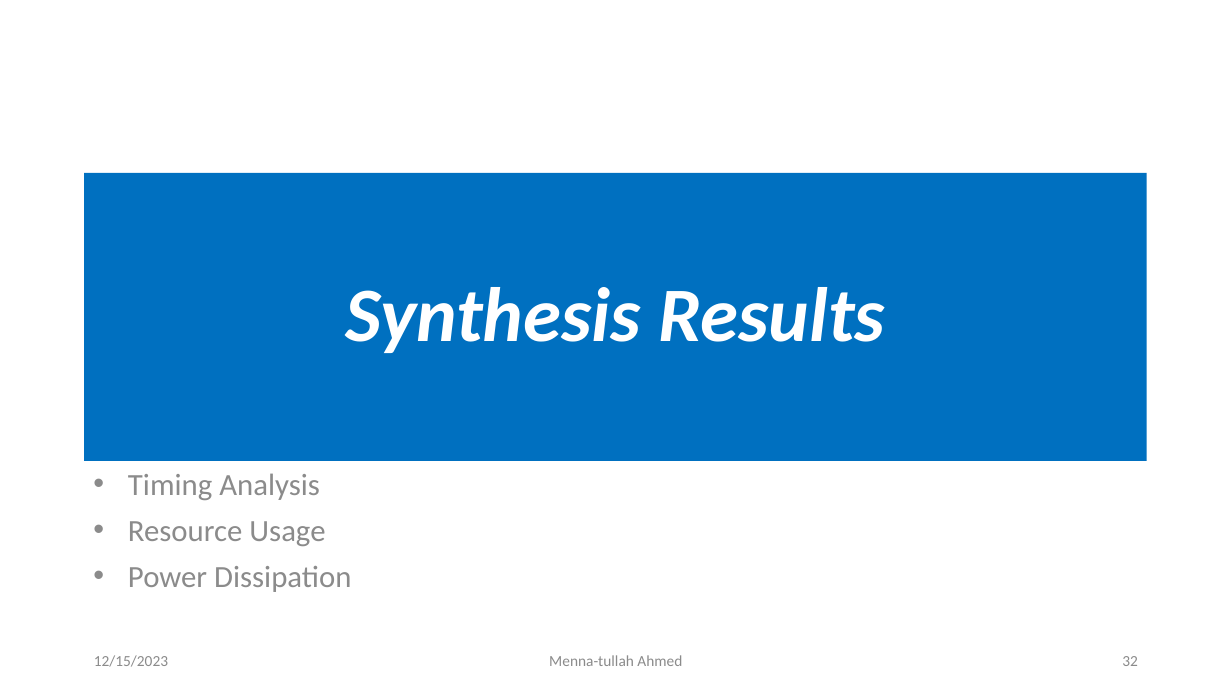
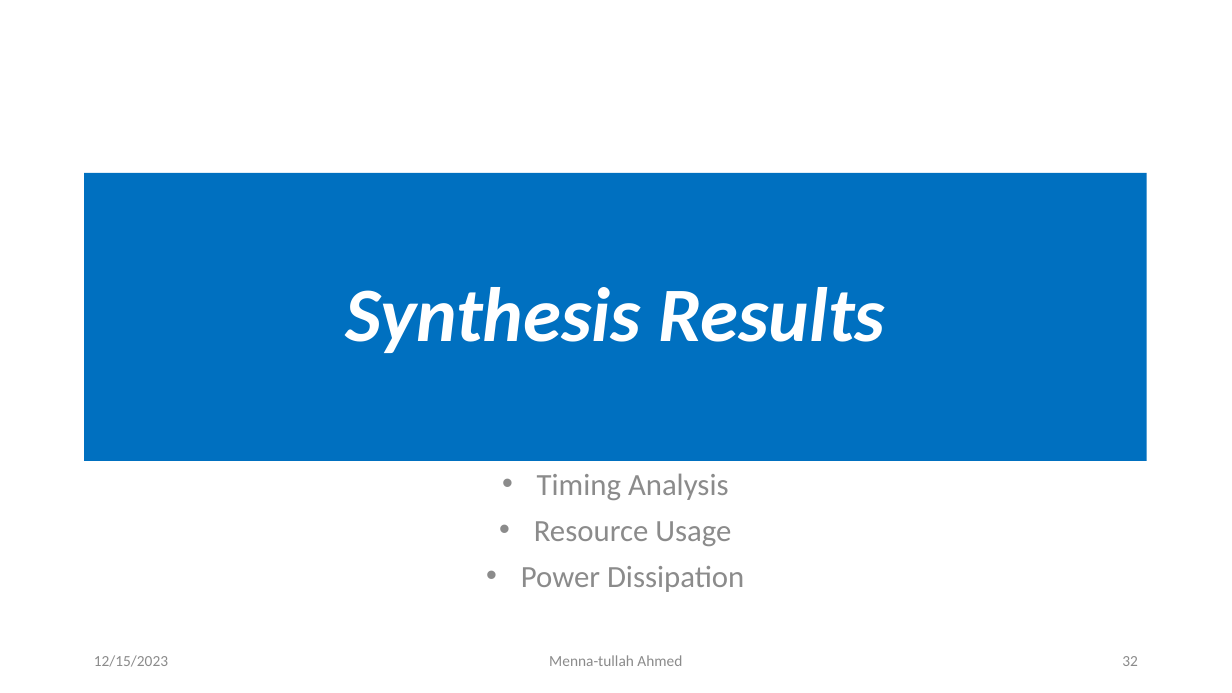
Before and after one commit to OmarAmer01/DCSK, a slide deck: slide 32 of docs/Presentation/main.pptx. Drawn at 1232x693 pixels with LibreOffice and Linux fonts; fonts in the diff are those of the drawing. Boxes give left, top, right and bottom in pixels: in the first picture for what was removed or moved away, otherwise in the second. Text is boxed around its words. In the diff, an @@ line names an element or a change of style, - is before the commit and + after.

```diff
--- a/docs/Presentation/main.pptx
+++ b/docs/Presentation/main.pptx
@@ text "Timing Analysis" at (521,473,744,592): alignment left to centre @@
```
Also in this commit, not shown: 12 other slides changed.
